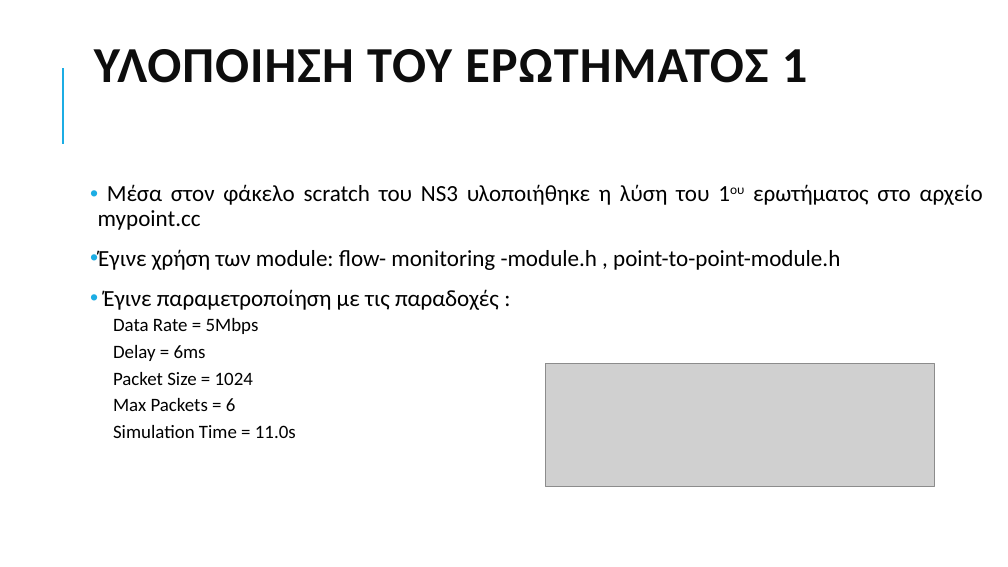
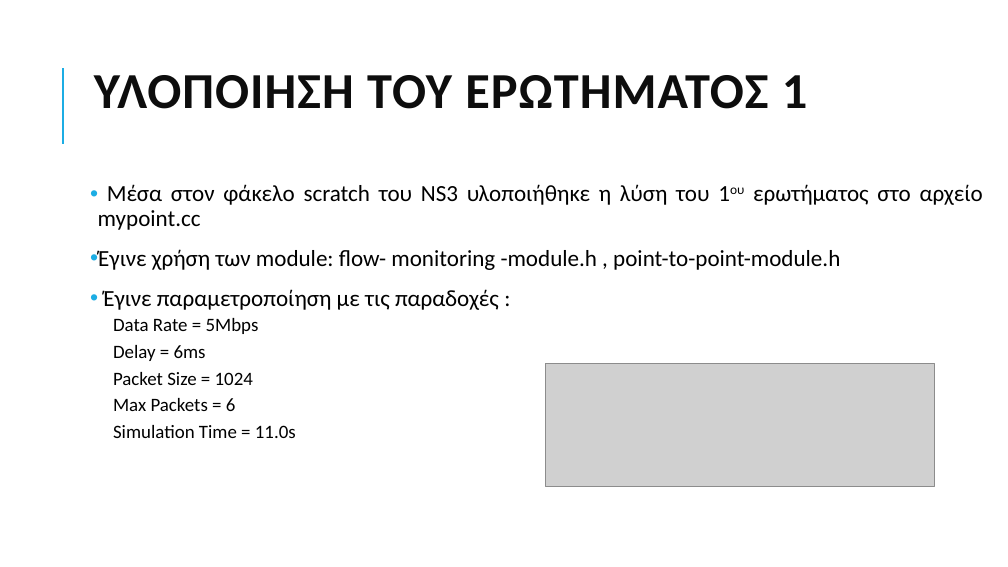
Before and after one commit to grgmyl/Ns3Project, a slide deck: slide 6 of Presentations/Ns-3_presentation_F.pptx. Drawn at 1008x567 pixels with LibreOffice and Linux fonts; fonts in the diff are those of the drawing; grey boxes stand for pictures. Boxes give left, top, right and bottom in pixels: in the first picture for what was removed or moved away, otherwise in the second. Text is boxed around its words. In the diff, an @@ line names an element or a change of style, - is before the commit and + after.

```diff
--- a/Presentations/Ns-3_presentation_F.pptx
+++ b/Presentations/Ns-3_presentation_F.pptx
@@ text "ΥΛΟΠΟΙΗΣΗ ΤΟΥ ΕΡΩΤΗΜΑΤΟΣ 1": place and size @@
-text "ΥΛΟΠΟΙΗΣΗ ΤΟΥ ΕΡΩΤΗΜΑΤΟΣ 1" at (94, 49, 807, 83)
+text "ΥΛΟΠΟΙΗΣΗ ΤΟΥ ΕΡΩΤΗΜΑΤΟΣ 1" at (94, 75, 807, 109)
```
Also in this commit, not shown: 10 other slides changed, 1 slide added, 1 slide removed.
